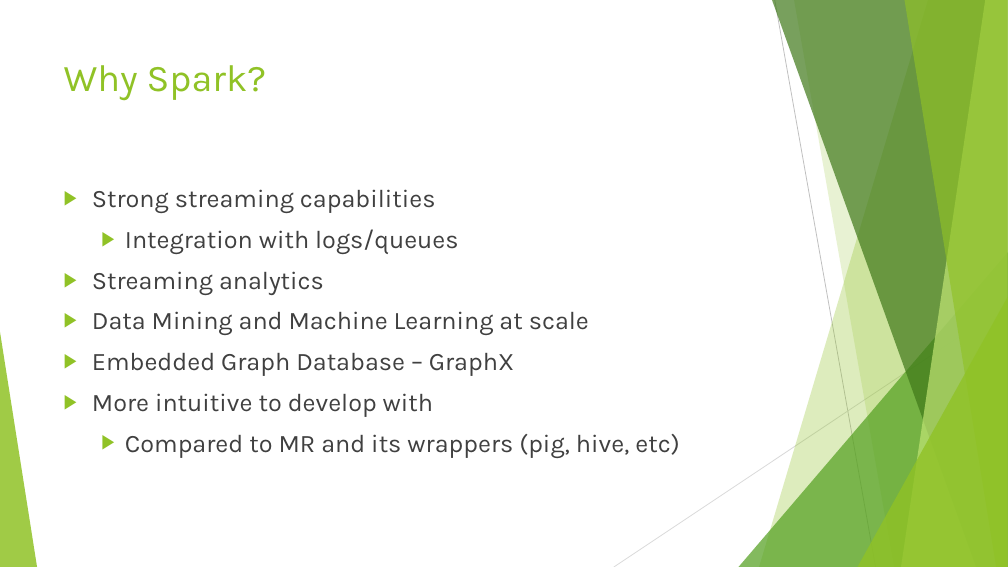
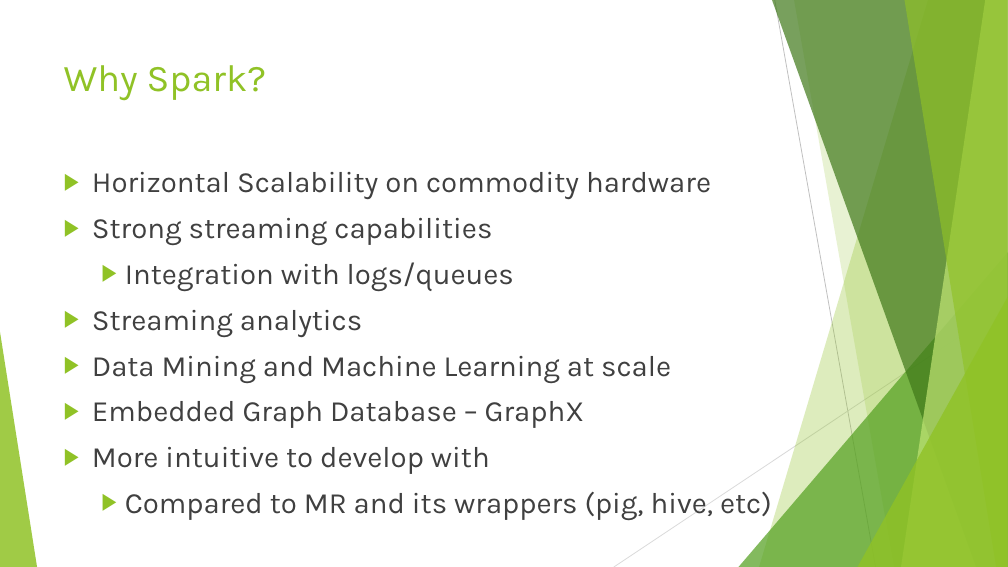
Before and after one commit to sseamonds/spark_pres, a slide deck: slide 3 of spark_pres_slides.pptx. Drawn at 1008x567 pixels with LibreOffice and Linux fonts; fonts in the diff are those of the drawing. Boxes give left, top, right and bottom in pixels: in the first picture for what was removed or moved away, otherwise in the second. Text is boxed around its words. In the diff, an @@ line names an element or a change of style, - is before the commit and + after.

```diff
--- a/spark_pres_slides.pptx
+++ b/spark_pres_slides.pptx
@@ text "Horizontal Scalability on commodity hardware": place and size @@
-text "Horizontal Scalability on commodity hardware" at (92,189,679,458)
+text "Horizontal Scalability on commodity hardware" at (92,172,772,520)
@@ text at (92,172,711,199): paragraph added @@
+▶ Horizontal Scalability on commodity hardware
@@ text at (92,218,772,520): size 24 to 28 pt in "Strong streaming capabilities", "Integration with logs/queues", "Streaming analytics", "Data Mining and Machine Learning at scale" and 3 more places @@
```
Also in this commit, not shown: 1 other slide changed.
